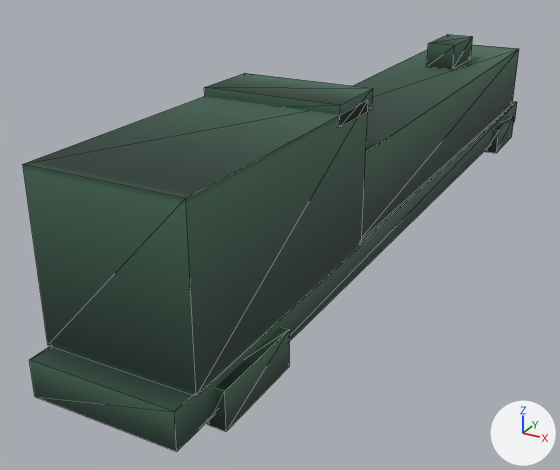
One commit to the glTF model assets/models/train.glb: the scene before it, then after it.
Before and after are seen from a camera (50 mm lens) standing at (6.09, -15.01, 4.46) and looking at (-1.32, -1.55, -2.27). The axes (+X, +Y, +Z) are drawn at lower right. The lights are the same throughout. The picture after the commit comes second. Mesh edges are drawn as thin lines. Vertices at exactly the same position are counted once.

The first picture shows 'Locomotive'.
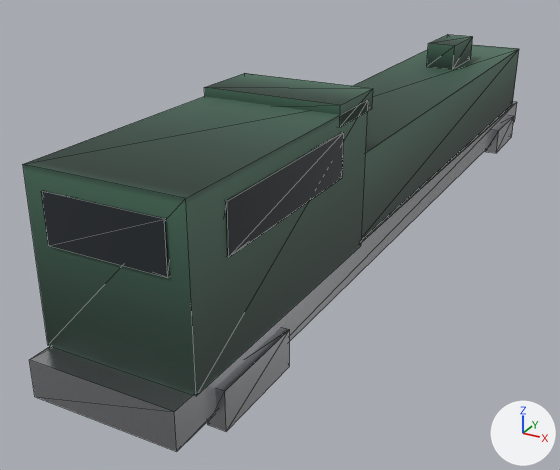
Commit message: M8 (Étape 5): Assignation des matériaux PBR (acier, peinture, verre) via gen_train.py

Changed parts and their boxes [x1, y1, x2, y2] in the pictures (560 x 470 px):
part 1 of me_mesh_0, added: after [225, 132, 344, 257]
part 2 of me_mesh_0, added: after [41, 191, 169, 278]
part 3 of me_mesh_0, recoloured: [29, 101, 517, 451] in both

Patch to the scene script:
```diff
--- a/assets/models/train.glb.py
+++ b/assets/models/train.glb.py
@@ mat_vitrage @@
+mat_vitrage = principled_material('vitrage')
+mat_vitrage.base_color = (0.02, 0.025, 0.03)  # dark grey #272c30
+mat_vitrage.roughness = 0.05
@@ mat_acier @@
+mat_acier = principled_material('acier')
+mat_acier.base_color = (0.52, 0.53, 0.55)  # light grey #bfc0c4
+mat_acier.metallic = 1.0
+mat_acier.roughness = 0.25
@@ mat_peinture @@
+mat_peinture = principled_material('peinture')
+mat_peinture.texture = img_image_0
+mat_peinture.roughness = 0.6
@@ me_mesh_0 @@
 # used by ob_locomotive; location = (0.0, 0.0, 0.0)
-me_mesh_0.from_pydata(...)  # 80 vertices, 120 faces; spans x -1.4..1.4, y -8.8..9.1, z -2.2..1.5
+me_mesh_0.from_pydata(...)  # 112 vertices, 168 faces; spans x -1.4..1.4, y -8.8..9.1, z -2.2..1.5
+# me_mesh_0 part 1: a new loose piece, a box spanning x 1.1..1.28, y -7.6..-4.2, z 0.3..1.05, in mat_vitrage (dark grey #272c30)
+# me_mesh_0 part 2: a new loose piece, a box spanning x -0.95..0.95, y -8.43..-8.25, z 0.3..1.05, in mat_vitrage (dark grey #272c30)
+# me_mesh_0 part 3: 60 faces spanning x -1.4..1.4, y -8.8..8.8, z -2.2..-1.3 switch from mat_livree (picture img_image_0) to mat_acier (light grey #bfc0c4)
+# other edits to the shape of me_mesh_0 do not show in these pictures
+me_mesh_0.materials.append(mat_peinture)  # picture img_image_0
+me_mesh_0.materials.append(mat_vitrage)  # dark grey #272c30
```
